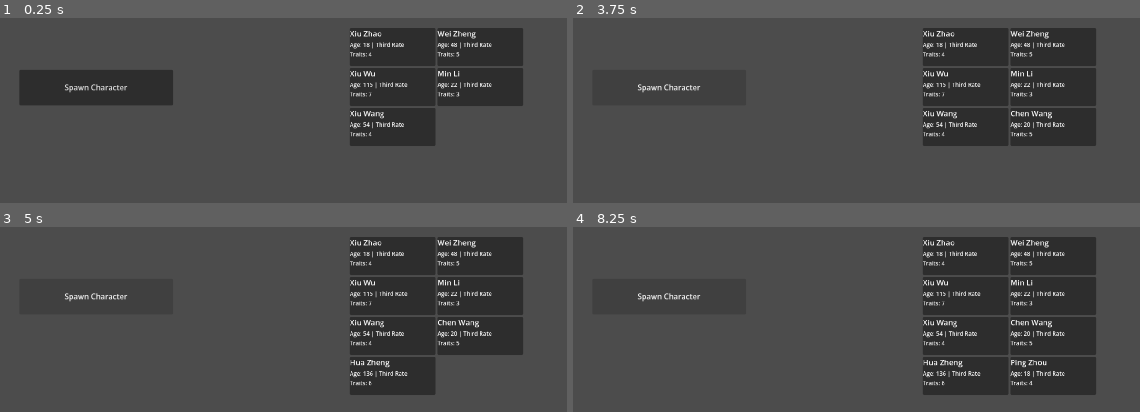
Above: before the commit, frames 1-4 (two rows, left to right).
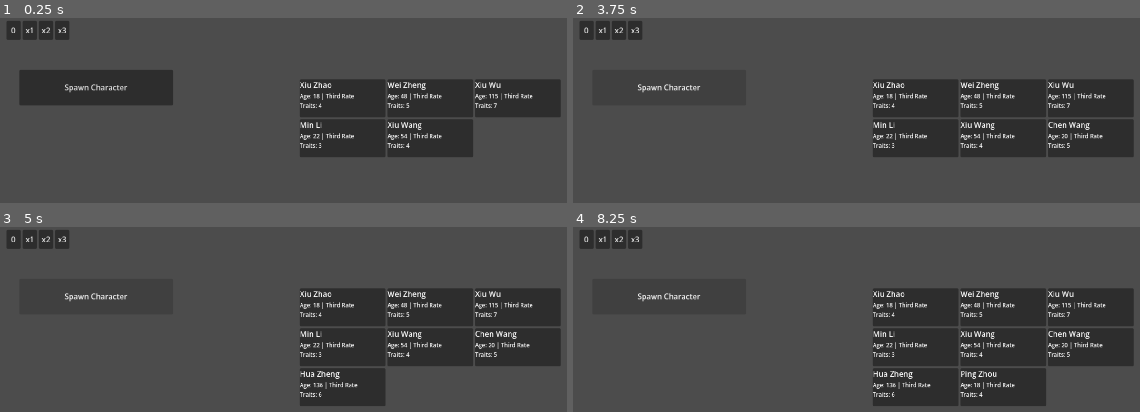
Above: after the commit, the same moments.

Repository: Chthonic-Studio/the_sect_master
Game: Godot game, scene res://Scenes/testing_grounds.tscn
The game is run twice, just before and just after one commit, with the same random seed, the same clock (stepped at 60 frames per second) and the same inputs.
Inputs (mouse positions are in pixels of both pictures, inside the frame that each line leads up to):
- Up to frame 1 (0.25 s): no input
- Up to frame 2 (3.75 s): click (584, 30) at 0.5 s, where only the run after the commit has a clickable "0"; click (601, 30) at 1.25 s, where only the run after the commit has a clickable "x1"; click (618, 30) at 2 s, where only the run after the commit has a clickable "x2"; click (635, 30) at 2.75 s, where only the run after the commit has a clickable "x3"; click "Spawn Character" at 3.5 s
- Up to frame 3 (5 s): click "Spawn Character" at 4.25 s
- Up to frame 4 (8.25 s): click (584, 239) at 5 s, where only the run after the commit has a clickable "0"; click (601, 239) at 5.75 s, where only the run after the commit has a clickable "x1"; click (618, 239) at 6.5 s, where only the run after the commit has a clickable "x2"; click (635, 239) at 7.25 s, where only the run after the commit has a clickable "x3"; click "Spawn Character" at 8 s

The runs differ from the first frame. In frame 1, 18% of the frame differs, in the area x 1-99%, y 1-76%; in frame 2, 19%; in frame 3, 22%; in frame 4, 23%, in the area x 1-99%, y 1-97%.

Commit message:
Add TimeManager, cached stats, and UI tweaks
Introduce a new TimeManager (autoload) providing day/month/year progression, speed controls, and signals for systems to subscribe to; added UID and wired it into project.godot. Rework character data handling to add cached containers (current_stats, current_cultivation, etc.) with recalculate_all_stats(), plus add trait add/remove helpers and ensure caches are rebuilt after loading; character_generator now calls recalculate_all_stats() after creation. Add a Mod folder Button script to open user://Mods in the OS file explorer. Update testing_grounds scene to adjust layout and add a debug time panel (buttons and label) and remove superfluous header comments in the testing_grounds script. Move DataManager into Scripts/Globals/Managers and add export_presets.cfg.

Diff:
--- a/Scenes/testing_grounds.tscn
+++ b/Scenes/testing_grounds.tscn
@@ -26,8 +26,42 @@
 
 [node name="DEBUG_CharacterList" type="GridContainer" parent="." unique_id=139573471]
 layout_mode = 0
-offset_left = 785.0
-offset_top = 21.0
-offset_right = 1183.0
-offset_bottom = 773.0
-columns = 2
+offset_left = 680.0
+offset_top = 129.0
+offset_right = 1187.0
+offset_bottom = 790.0
+columns = 3
+
+[node name="DEBUG_WorldTime" type="Label" parent="." unique_id=341480403]
+layout_mode = 0
+offset_left = 1000.0
+offset_top = 3.0
+offset_right = 1195.0
+offset_bottom = 67.0
+
+[node name="DEBUG_TimePanel" type="HBoxContainer" parent="." unique_id=1906650103]
+layout_mode = 0
+offset_left = 64.0
+offset_top = 6.0
+offset_right = 256.0
+offset_bottom = 46.0
+
+[node name="0" type="Button" parent="DEBUG_TimePanel" unique_id=440973904]
+custom_minimum_size = Vector2(30, 0)
+layout_mode = 2
+text = "0"
+
+[node name="x1" type="Button" parent="DEBUG_TimePanel" unique_id=1582810934]
+custom_minimum_size = Vector2(30, 0)
+layout_mode = 2
+text = "x1"
+
+[node name="x2" type="Button" parent="DEBUG_TimePanel" unique_id=744186797]
+custom_minimum_size = Vector2(30, 0)
+layout_mode = 2
+text = "x2"
+
+[node name="x3" type="Button" parent="DEBUG_TimePanel" unique_id=1175699094]
+custom_minimum_size = Vector2(30, 0)
+layout_mode = 2
+text = "x3"
--- a/Scripts/Debug/testing_grounds.gd
+++ b/Scripts/Debug/testing_grounds.gd
@@ -1,8 +1,4 @@
 extends Control
-
-## How-to-use:
-## Attach this to the TestingGrounds root node.
-## Ensure CharacterGenerator and DataManager are set as Autoloads in Project Settings.
 
 const STARTING_SPAWN_COUNT = 5
 
--- /dev/null
+++ b/Scripts/Globals/Managers/time_manager.gd
@@ -0,0 +1,105 @@
+extends Node
+
+## Systems should connect to the signals (e.g., TimeManager.day_passed.connect(_on_day_passed))
+## Use set_time_speed() to control the simulation flow from UI.
+
+# --- SIGNALS ---
+signal day_passed(day: int)
+signal month_passed(month: int)
+signal year_passed(year: int)
+signal speed_changed(new_speed: int)
+
+# --- ENUMS & CONSTANTS ---
+enum Speed {
+	PAUSED = 0,
+	NORMAL = 1,
+	FAST = 2,
+	SUPER_FAST = 3
+}
+
+# The calendar definition (Standardized to 360 days for clean simulation math)
+const DAYS_PER_MONTH = 30
+const MONTHS_PER_YEAR = 12
+
+# How many real-world seconds equal 1 in-game DAY at NORMAL speed.
+# Adjust this to change the baseline pacing of the game.
+const SECONDS_PER_DAY = 3.0
+
+# Prevent "Death Spirals" where a massive lag spike causes the engine
+# to try and process hundreds of days in a single frame, crashing the game.
+const MAX_TICKS_PER_FRAME = 30
+
+# --- STATE ---
+var current_speed: Speed = Speed.PAUSED
+
+var year: int = 1
+var month: int = 1
+var day: int = 740
+
+var _time_accumulator: float = 0.0
+
+# --- CORE LOOP ---
+func _process(delta: float) -> void:
+	if current_speed == Speed.PAUSED:
+		return
+
+	# Accumulate real time modified by our current game speed
+	_time_accumulator += delta * _get_speed_multiplier()
+
+	var ticks_processed = 0
+	# While we have accumulated enough time for an in-game day, tick the simulation
+	while _time_accumulator >= SECONDS_PER_DAY:
+		_time_accumulator -= SECONDS_PER_DAY
+		ticks_processed += 1
+
+		_advance_day()
+
+		# Death-spiral prevention
+		if ticks_processed >= MAX_TICKS_PER_FRAME:
+			_time_accumulator = 0.0 # Discard overflow time to save the CPU
+			printerr("TimeManager: CPU overloaded, dropping simulation ticks!")
+			break
+
+# --- TIME ADVANCEMENT LOGIC ---
+func _advance_day() -> void:
+	day += 1
+	if day > DAYS_PER_MONTH:
+		day = 1
+		_advance_month()
+
+	day_passed.emit(day)
+
+func _advance_month() -> void:
+	month += 1
+	if month > MONTHS_PER_YEAR:
+		month = 1
+		_advance_year()
+
+	month_passed.emit(month)
+
+func _advance_year() -> void:
+	year += 1
+	year_passed.emit(year)
+
+# --- CONTROLS ---
+func set_time_speed(new_speed: Speed) -> void:
+	if current_speed != new_speed:
+		current_speed = new_speed
+		speed_changed.emit(current_speed)
+
+func toggle_pause() -> void:
+	if current_speed == Speed.PAUSED:
+		set_time_speed(Speed.NORMAL)
+	else:
+		set_time_speed(Speed.PAUSED)
+
+func _get_speed_multiplier() -> float:
+	match current_speed:
+		Speed.NORMAL: return 1.0
+		Speed.FAST: return 5.0     # 5x faster
+		Speed.SUPER_FAST: return 15.0 # 15x faster (for skipping long cultivation sessions)
+		_: return 0.0
+
+# --- UTILITY ---
+func get_date_string() -> String:
+	return "Year %d, Month %d, Day %d" % [year, month, day]
--- a/Scripts/Globals/character_generator.gd
+++ b/Scripts/Globals/character_generator.gd
@@ -19,6 +19,9 @@
 
 	if overrides.has("sect_id"):
 		character.sect_id = overrides["sect_id"]
+
+	# Calculate all stats and cache them once
+	character.recalculate_all_stats()
 
 	DataManager.register_character(character)
 	return character
--- /dev/null
+++ b/Scripts/UI/mod_folder_button.gd
@@ -0,0 +1,20 @@
+extends Button
+
+## When clicked, it will open the user's OS file explorer directly to the Mods folder.
+
+func _ready() -> void:
+	pressed.connect(_on_open_mods_pressed)
+
+func _on_open_mods_pressed() -> void:
+	var mod_path: String = "user://Mods"
+
+	# ProjectSettings.globalize_path converts the virtual user:// path
+	# into an absolute OS path (e.g., C:/Users/...)
+	var absolute_path: String = ProjectSettings.globalize_path(mod_path)
+
+	# OS.shell_open tells the operating system to open the path
+	# with the default program (in this case, the File Explorer)
+	var err: Error = OS.shell_open(absolute_path)
+
+	if err != OK:
+		printerr("Failed to open Mods folder. Error code: ", err)
--- a/Scripts/character_data_container.gd
+++ b/Scripts/character_data_container.gd
@@ -20,6 +20,13 @@
 var alignment_values = {}
 var traits: Array[String] = []
 
+# --- CACHED DATA CONTAINERS (The final effective values) ---
+# These are strictly for fast O(1) reading during the simulation loop.
+var current_stats = {}
+var current_cultivation = {}
+var current_personality = {}
+var current_alignment = {}
+
 # --- INITIALIZATION ---
 func _init():
 	_setup_empty_stats()
@@ -27,44 +34,74 @@
 func _setup_empty_stats():
 	for s in Definitions.Stat.values():
 		base_stats[s] = 0
+		current_stats[s] = 0
 	for s in Definitions.CultivationStat.values():
 		base_cultivation[s] = 0
+		current_cultivation[s] = 0
 	for p_name in Definitions.PERSONALITY_STATS:
 		personality_values[p_name] = 50
+		current_personality[p_name] = 50
 	for a_name in Definitions.ALIGNMENT_STATS:
 		alignment_values[a_name] = 50
+		current_alignment[a_name] = 50
 
-# --- DATA ACCESSORS ---
+# --- DATA ACCESSORS (Now O(1) Instant Lookups) ---
 
 func get_stat(stat_enum: int) -> int:
-	var total = base_stats[stat_enum]
-	total += DataManager.get_trait_modifiers_for_stat(traits, stat_enum)
-	return clampi(total, 0, Definitions.STAT_CAP)
+	return current_stats.get(stat_enum, 0)
+
+func get_cultivation_stat(stat_enum: int) -> int:
+	return current_cultivation.get(stat_enum, 0)
 
 func get_personality_value(p_name: String) -> int:
-	if not personality_values.has(p_name):
-		return 0
-	var val = personality_values[p_name]
-	val += DataManager.get_trait_modifiers_for_personality(traits, p_name)
-	return clampi(val, 0, 100)
+	return current_personality.get(p_name, 0)
+
+func get_alignment_value(a_name: String) -> int:
+	return current_alignment.get(a_name, 0)
 
 func get_full_name() -> String:
 	return first_name + " " + last_name
 
-func get_cultivation_stat(stat_enum: int) -> int:
-	var total = base_cultivation[stat_enum]
-	total += DataManager.get_trait_modifiers_for_cultivation(traits, stat_enum)
-	# Cultivation stats often scale infinitely or have custom caps per realm.
-	# We prevent them from dropping below 0 due to negative traits.
-	return maxi(total, 0)
+# --- CACHE MANAGEMENT ---
 
-func get_alignment_value(a_name: String) -> int:
-	if not alignment_values.has(a_name):
-		return 0
-	var val = alignment_values[a_name]
-	val += DataManager.get_trait_modifiers_for_alignment(traits, a_name)
-	return clampi(val, 0, 100)
+## Called once after bulk operations (generation or loading)
+## or automatically when a single trait is added/removed.
+func recalculate_all_stats() -> void:
+	# 1. Recalculate Base Stats
+	for s in Definitions.Stat.values():
+		var total = base_stats[s] + DataManager.get_trait_modifiers_for_stat(traits, s)
+		current_stats[s] = clampi(total, 0, Definitions.STAT_CAP)
 
+	# 2. Recalculate Cultivation Stats
+	for s in Definitions.CultivationStat.values():
+		var total = base_cultivation[s] + DataManager.get_trait_modifiers_for_cultivation(traits, s)
+		current_cultivation[s] = maxi(total, 0)
+
+	# 3. Recalculate Personality
+	for p_name in Definitions.PERSONALITY_STATS:
+		var val = personality_values.get(p_name, 50) + DataManager.get_trait_modifiers_for_personality(traits, p_name)
+		current_personality[p_name] = clampi(val, 0, 100)
+
+	# 4. Recalculate Alignment
+	for a_name in Definitions.ALIGNMENT_STATS:
+		var val = alignment_values.get(a_name, 50) + DataManager.get_trait_modifiers_for_alignment(traits, a_name)
+		current_alignment[a_name] = clampi(val, 0, 100)
+
+# --- GAMEPLAY MODIFIERS ---
+
+## Safely apply traits and update the cache to avoid redundant recalculations
+
+func add_trait(trait_id: String) -> void:
+	if not traits.has(trait_id):
+		traits.append(trait_id)
+		recalculate_all_stats()
+
+func remove_trait(trait_id: String) -> void:
+	if traits.has(trait_id):
+		traits.erase(trait_id)
+		recalculate_all_stats()
+
+#region Serialization
 # --- SERIALIZATION (For Saving/Loading) ---
 
 ## Converts this object into a Dictionary that can be saved as JSON.
@@ -81,6 +118,7 @@
 		"base_stats": base_stats,
 		"base_cultivation": base_cultivation,
 		"personality_values": personality_values,
+		"alignment_values": alignment_values,
 		"traits": traits
 	}
 
@@ -95,13 +133,19 @@
 	current_realm = data.get("current_realm", 1)
 	is_alive = data.get("is_alive", true)
 
-	# We use merge(true) to overwrite defaults with saved values
 	if data.has("base_stats"):
 		base_stats.merge(data["base_stats"], true)
 	if data.has("base_cultivation"):
 		base_cultivation.merge(data["base_cultivation"], true)
 	if data.has("personality_values"):
 		personality_values.merge(data["personality_values"], true)
+	if data.has("alignment_values"):
+		alignment_values.merge(data["alignment_values"], true)
 
 	if data.has("traits"):
 		traits = Array(data["traits"], TYPE_STRING, &"", null)
+
+	# Rebuild the cache after loading from save
+	recalculate_all_stats()
+
+#endregion
--- a/project.godot
+++ b/project.godot
@@ -23,6 +23,7 @@
 
 Definitions="*uid://dap1gd3uqy8wj"
 DataManager="*uid://5b8l37kc8se6"
+TimeManager="*uid://v6d6p1am835f"
 CharacterGenerator="*uid://cf5m61f2w6q8r"
 
 [display]
Renamed: Scripts/Globals/data_manager.gd -> Scripts/Globals/Managers/data_manager.gd
Renamed: Scripts/Globals/data_manager.gd.uid -> Scripts/Globals/Managers/data_manager.gd.uid
Not shown, added: Scripts/Globals/Managers/time_manager.gd.uid
Not shown, added: Scripts/UI/mod_folder_button.gd.uid
Not shown, added: export_presets.cfg
